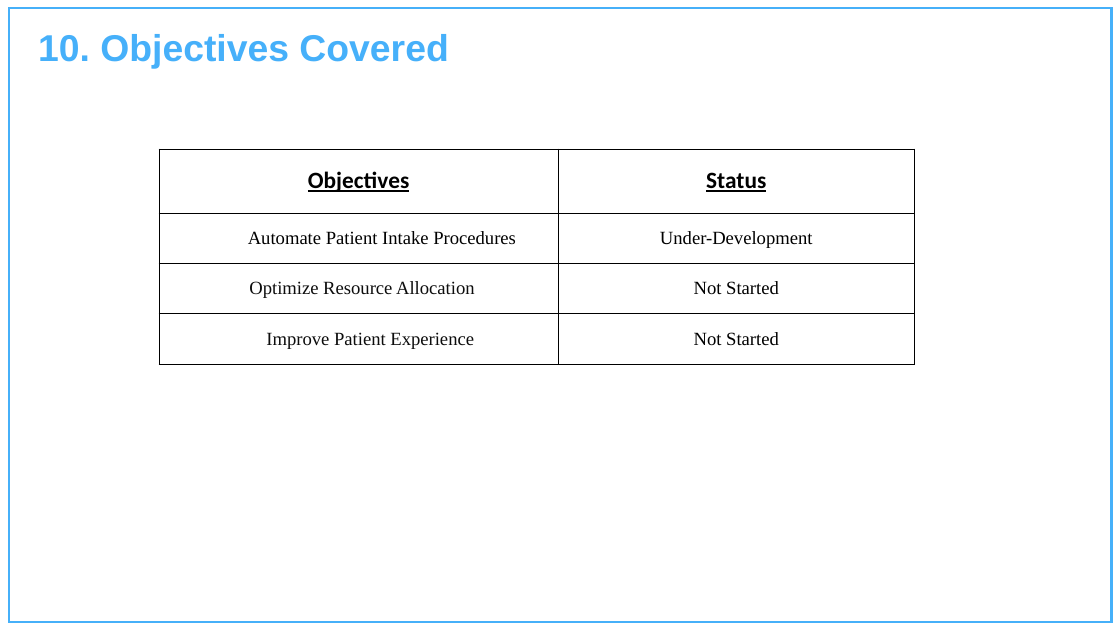
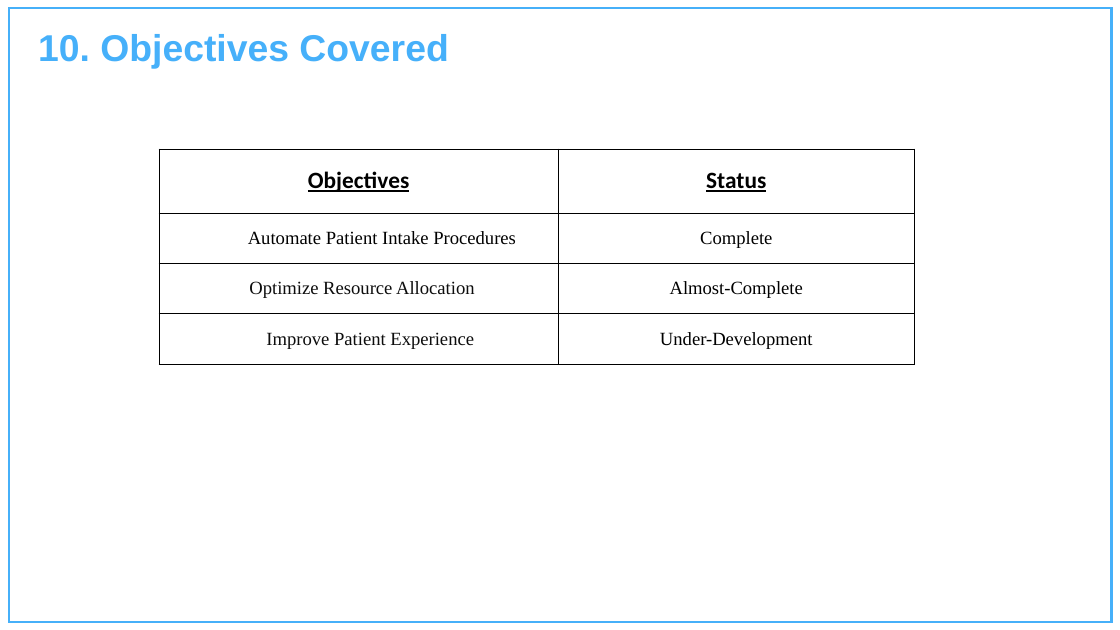
Before and after one commit to Yorichi07/darts, a slide deck: slide 15 of Documentation/DARTS MINOR PRESENTATION.pptx. Drawn at 1120x630 pixels with LibreOffice and Linux fonts; fonts in the diff are those of the drawing; background and template pictures are left out. Boxes give left, top, right and bottom in pixels: in the first picture for what was removed or moved away, otherwise in the second. Text is boxed around its words. In the diff, an @@ line names an element or a change of style, - is before the commit and + after.

```diff
--- a/Documentation/DARTS MINOR PRESENTATION.pptx
+++ b/Documentation/DARTS MINOR PRESENTATION.pptx
@@ table at [159, 149, 914, 365] @@
-row 2, column 2: Under-Development
+row 2, column 2: Complete
-row 3, column 2: Not Started
+row 3, column 2: Almost-Complete
-row 4, column 2: Not Started
+row 4, column 2: Under-Development
```
Also in this commit, not shown: 1 other slide changed, 8 other files.
